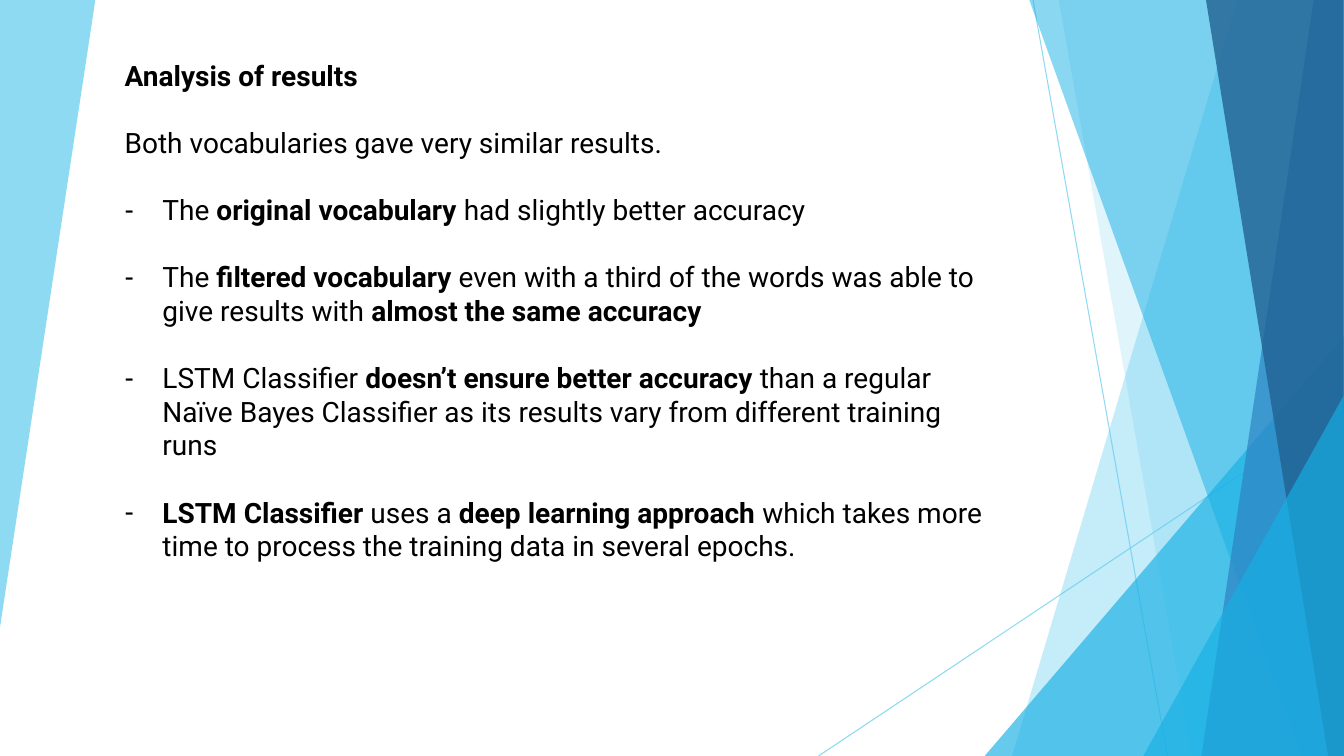
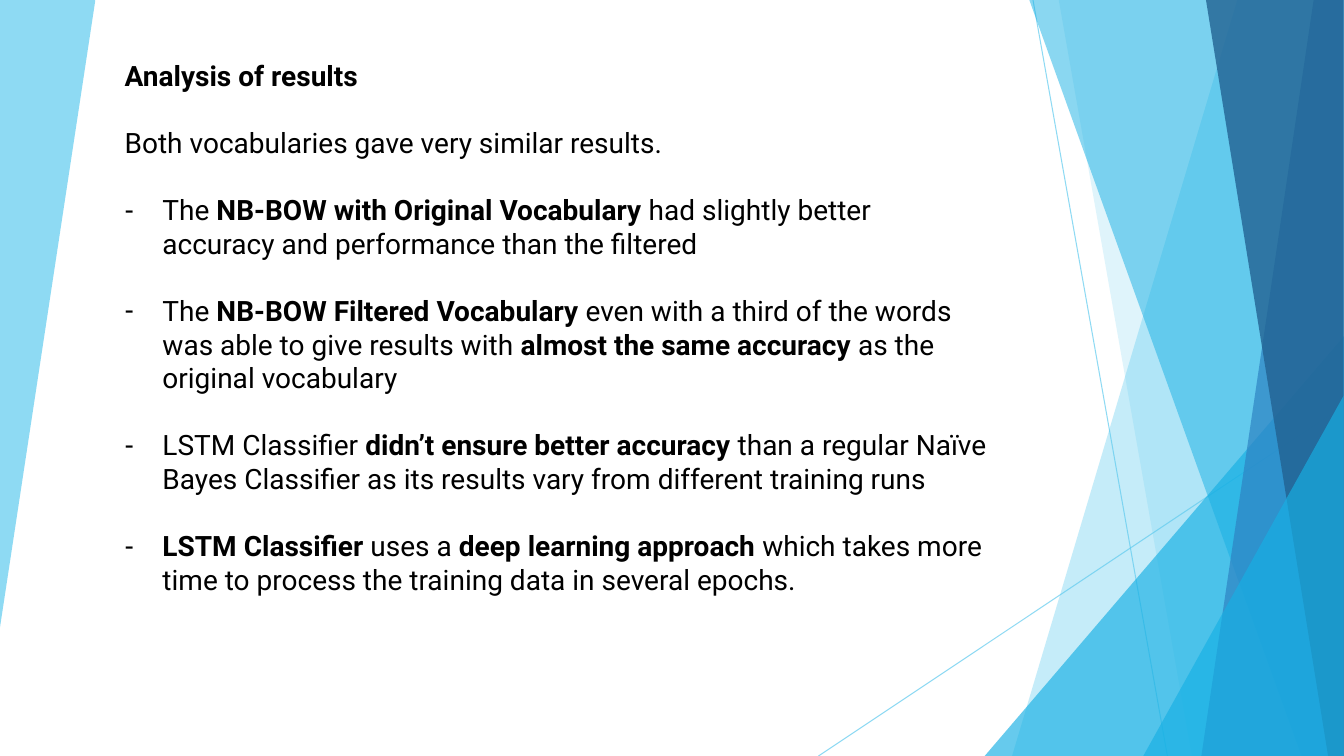
Before and after one commit to nyok0/a3-472-2020-fall, a slide deck: slide 7 of a3_demo_presentation.pptx (slide 6 before the commit). Drawn at 1344x756 pixels with LibreOffice and Linux fonts; fonts in the diff are those of the drawing. Boxes give left, top, right and bottom in pixels: in the first picture for what was removed or moved away, otherwise in the second. Text is boxed around its words. In the diff, an @@ line names an element or a change of style, - is before the commit and + after.

Commit message:
final2

```diff
--- a/a3_demo_presentation.pptx
+++ b/a3_demo_presentation.pptx
@@ text at (x1=162, y1=199, x2=986, y2=495): text changed @@
-– The original vocabulary had slightly better accuracy
-– The filtered vocabulary even with a third of the words was able to give results with almost the same accuracy
-– LSTM Classifier doesn’t ensure better accuracy than a regular Naïve Bayes Classifier as its results vary from different training runs
+– The NB-BOW with Original Vocabulary had slightly better accuracy and performance than the filtered
+– The NB-BOW Filtered Vocabulary even with a third of the words was able to give results with almost the same accuracy as the original vocabulary
+– LSTM Classifier didn’t ensure better accuracy than a regular Naïve Bayes Classifier as its results vary from different training runs
```
Also in this commit, not shown: 2 other slides changed, 1 slide added.
